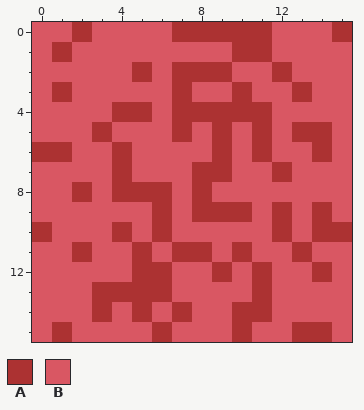
Pixel-art file -- Cat Jam/Assets/Tile_Palettes/carpet3.aseprite. The picture above was drawn from the file before the commit.
16x16 pixels, 1 frame.
Palette (. is transparent): A #ac3232  B #d95763
Pixels before, first column x 0:
 0 BBABBBBAAAAABBBA
 1 BABBBBBBBBAABBBB
 2 BBBBBABAAABBABBB
 3 BABBBBBABBABBABB
 4 BBBBAABAAAAABBBB
 5 BBBABBBABABABAAB
 6 AABBABBBBABABBAB
 7 BBBBABBBAABBABBB
 8 BBABAAABABBBBBBB
 9 BBBBBBABAAABABAB
10 ABBBABABBBBBABAA
11 BBABBABAABABBABB
12 BBBBBAABBABABBAB
13 BBBAAAABBBBABBBB
14 BBBABABABBAABBBB
15 BABBBBABBBABBAAB
New version:
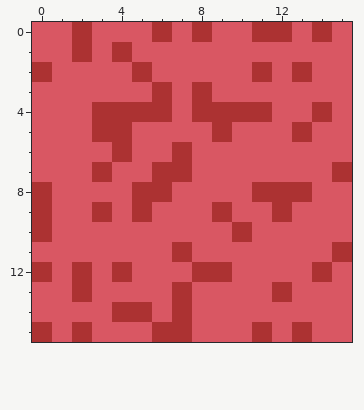
The edit:
{"y":0,"x":6,"old":"BA","new":"AB"}
{"y":0,"x":9,"old":"AA","new":"BB"}
{"y":0,"x":12,"old":"B","new":"A"}
{"y":0,"x":14,"old":"BA","new":"AB"}
{"y":1,"x":1,"old":"AB","new":"BA"}
{"y":1,"x":4,"old":"B","new":"A"}
{"y":1,"x":10,"old":"AA","new":"BB"}
{"y":2,"x":0,"old":"B","new":"A"}
{"y":2,"x":7,"old":"AAA","new":"BBB"}
{"y":2,"x":11,"old":"BAB","new":"ABA"}
{"y":3,"x":1,"old":"A","new":"B"}
{"y":3,"x":6,"old":"BAB","new":"ABA"}
{"y":3,"x":10,"old":"A","new":"B"}
{"y":3,"x":13,"old":"A","new":"B"}
{"y":4,"x":3,"old":"B","new":"A"}
{"y":4,"x":6,"old":"BA","new":"AB"}
{"y":4,"x":14,"old":"B","new":"A"}
{"y":5,"x":4,"old":"B","new":"A"}
{"y":5,"x":7,"old":"A","new":"B"}
{"y":5,"x":11,"old":"A","new":"B"}
{"y":5,"x":14,"old":"A","new":"B"}
{"y":6,"x":0,"old":"AA","new":"BB"}
{"y":6,"x":7,"old":"B","new":"A"}
{"y":6,"x":9,"old":"A","new":"B"}
{"y":6,"x":11,"old":"A","new":"B"}
{"y":6,"x":14,"old":"A","new":"B"}
{"y":7,"x":3,"old":"BA","new":"AB"}
{"y":7,"x":6,"old":"BBAA","new":"AABB"}
{"y":7,"x":12,"old":"A","new":"B"}
{"y":7,"x":15,"old":"B","new":"A"}
{"y":8,"x":0,"old":"B","new":"A"}
{"y":8,"x":2,"old":"A","new":"B"}
{"y":8,"x":4,"old":"A","new":"B"}
{"y":8,"x":8,"old":"A","new":"B"}
{"y":8,"x":11,"old":"BBB","new":"AAA"}
{"y":9,"x":0,"old":"B","new":"A"}
{"y":9,"x":3,"old":"B","new":"A"}
{"y":9,"x":5,"old":"BA","new":"AB"}
{"y":9,"x":8,"old":"A","new":"B"}
{"y":9,"x":10,"old":"A","new":"B"}
{"y":9,"x":14,"old":"A","new":"B"}
{"y":10,"x":4,"old":"A","new":"B"}
{"y":10,"x":6,"old":"A","new":"B"}
{"y":10,"x":10,"old":"B","new":"A"}
{"y":10,"x":12,"old":"A","new":"B"}
{"y":10,"x":14,"old":"AA","new":"BB"}
{"y":11,"x":2,"old":"A","new":"B"}
{"y":11,"x":5,"old":"A","new":"B"}
{"y":11,"x":8,"old":"A","new":"B"}
{"y":11,"x":10,"old":"A","new":"B"}
{"y":11,"x":13,"old":"A","new":"B"}
{"y":11,"x":15,"old":"B","new":"A"}
{"y":12,"x":0,"old":"B","new":"A"}
{"y":12,"x":2,"old":"B","new":"A"}
{"y":12,"x":4,"old":"BAA","new":"ABB"}
{"y":12,"x":8,"old":"B","new":"A"}
{"y":12,"x":11,"old":"A","new":"B"}
{"y":13,"x":2,"old":"BAAAAB","new":"ABBBBA"}
{"y":13,"x":11,"old":"AB","new":"BA"}
{"y":14,"x":3,"old":"AB","new":"BA"}
{"y":14,"x":10,"old":"AA","new":"BB"}
{"y":15,"x":0,"old":"BAB","new":"ABA"}
{"y":15,"x":7,"old":"B","new":"A"}
{"y":15,"x":10,"old":"AB","new":"BA"}
{"y":15,"x":14,"old":"A","new":"B"}
{"label":"changed","picture_box":[32,22,352,342]}
